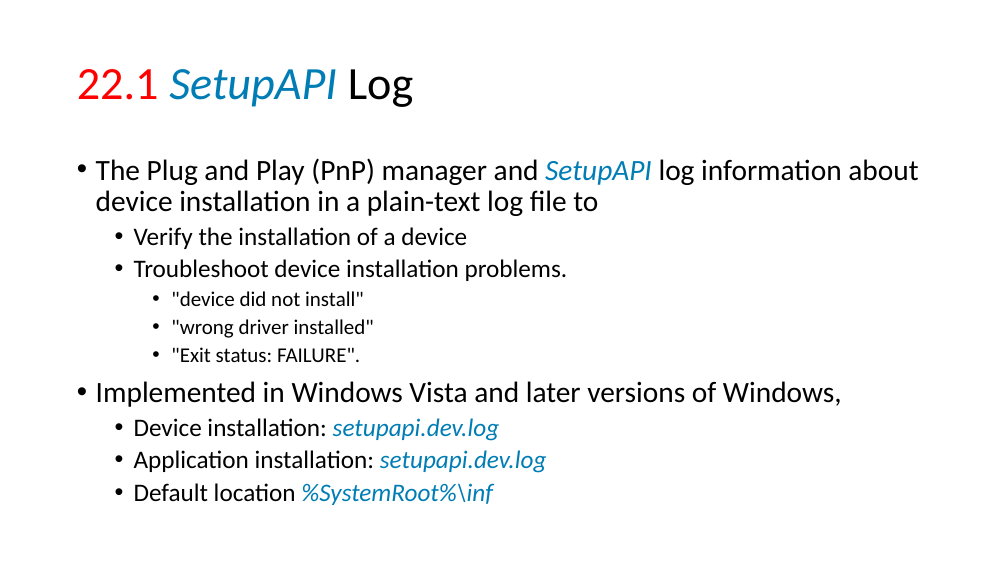
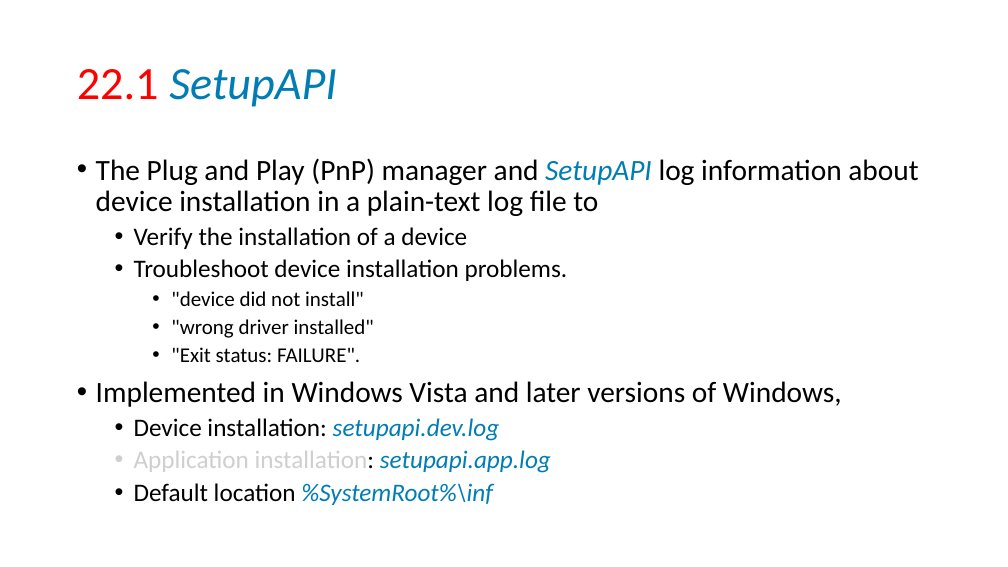
Before and after one commit to frankwxu/digital-forensics-lab, a slide deck: slide 19 of NIST_Data_Leakage_Case/NIST_Data_Leakage_04_Email_USB.pptx (slide 17 before the commit). Drawn at 1008x567 pixels with LibreOffice and Linux fonts; fonts in the diff are those of the drawing; background and template pictures are left out. Boxes give left, top, right and bottom in pixels: in the first picture for what was removed or moved away, otherwise in the second. Text is boxed around its words. In the diff, an @@ line names an element or a change of style, - is before the commit and + after.

```diff
--- a/NIST_Data_Leakage_Case/NIST_Data_Leakage_04_Email_USB.pptx
+++ b/NIST_Data_Leakage_Case/NIST_Data_Leakage_04_Email_USB.pptx
@@ title at bbox=[77, 69, 337, 107]: text changed @@
-22.1 SetupAPI Log
+22.1 SetupAPI
@@ text at bbox=[134, 450, 551, 473]: text changed; text colour #000000 to #D0CECE @@
-  • Application installation: setupapi.dev.log
+  • Application installation: setupapi.app.log
```
Also in this commit, not shown: 15 other slides changed, 2 slides added, 10 other files.
